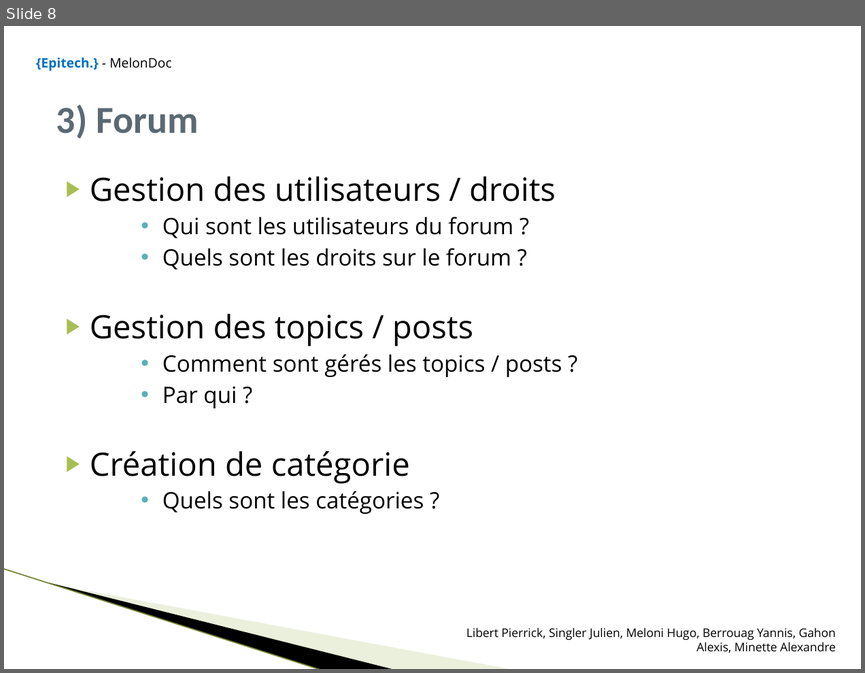
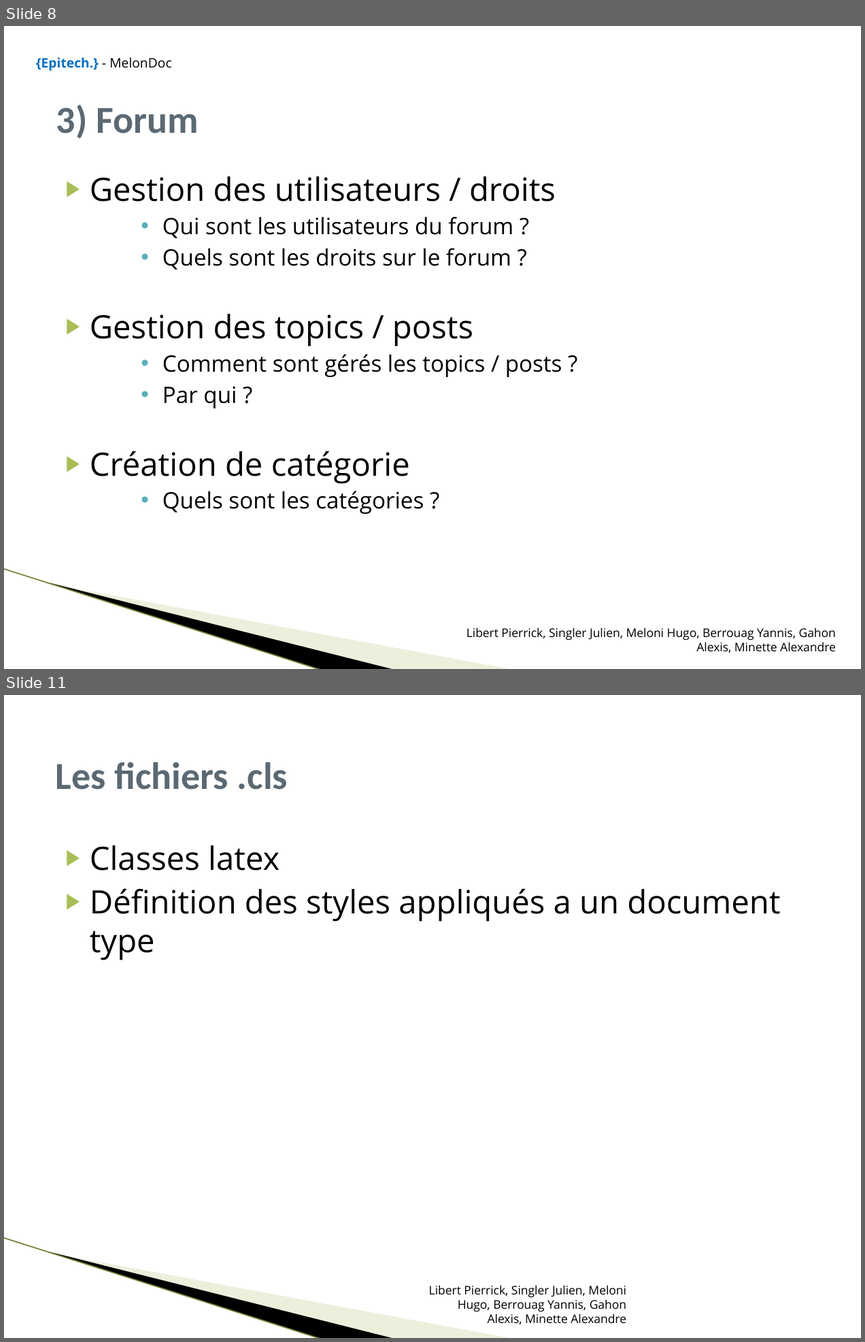
Before and after one commit to alex-min/melondoc, a slide deck: Documentation MelonDoc/Presentation_MelonDoc.pptx. Shown one above the other, each under a label of ours: slide 8 before the commit, slides 8 and 11 after it; the slides between them are not shown. The pictures are 865x673 and 865x1342 pixels, drawn with LibreOffice and Linux fonts; fonts in the diff are those of the drawing; background and template pictures are left out. Boxes give left, top, right and bottom in pixels: in the first picture for what was removed or moved away, otherwise in the second. Text is boxed around its words. In the diff, an @@ line names an element or a change of style, - is before the commit and + after.

```diff
--- a/Documentation MelonDoc/Presentation_MelonDoc.pptx
+++ b/Documentation MelonDoc/Presentation_MelonDoc.pptx
@@ slide 11 added at (4, 695, 861, 1338), background #FFFFFF; not listed: 3 template elements that a slide beside it also shows @@
@@ title added at (55, 762, 288, 790), 32 pt, text #5B6973, bold @@
+Les fichiers .cls
@@ text added at (90, 845, 780, 960), 27 pt, text #000000 @@
+▶ Classes latex
+▶ Définition des styles appliqués a un document type
@@ text added at (429, 1285, 626, 1325), 10 pt, text #000000 @@
+Libert Pierrick, Singler Julien, Meloni Hugo, Berrouag Yannis, Gahon Alexis, Minette Alexandre
```
Also in this commit, not shown: 1 slide changed, 3 other slides added.
